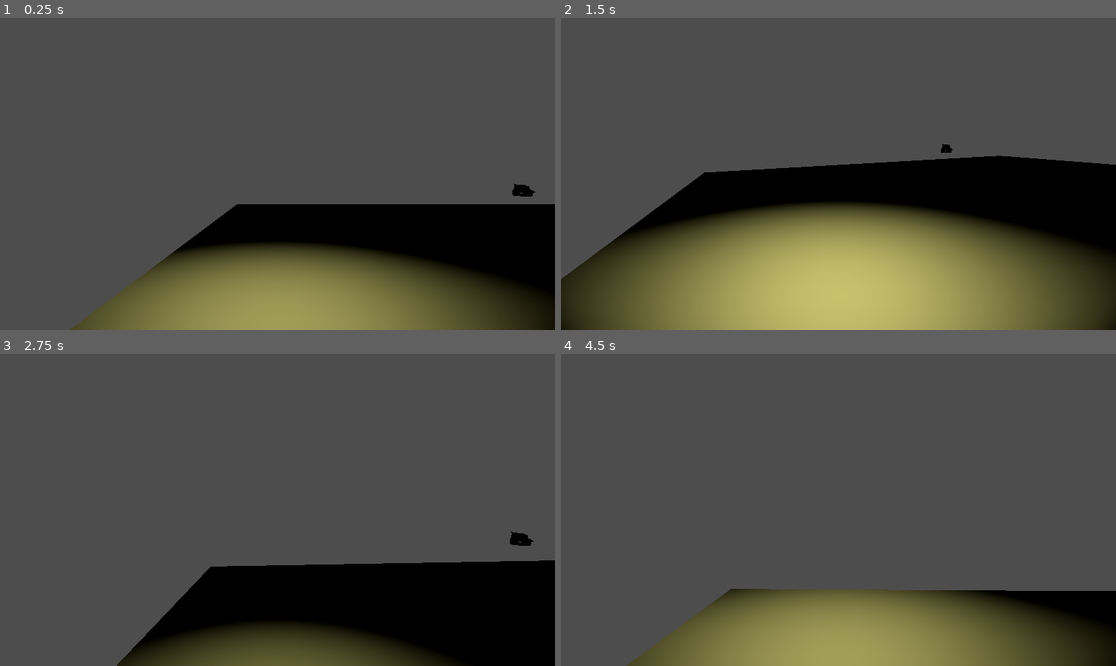
Above: before the commit, frames 1-4 (two rows, left to right).
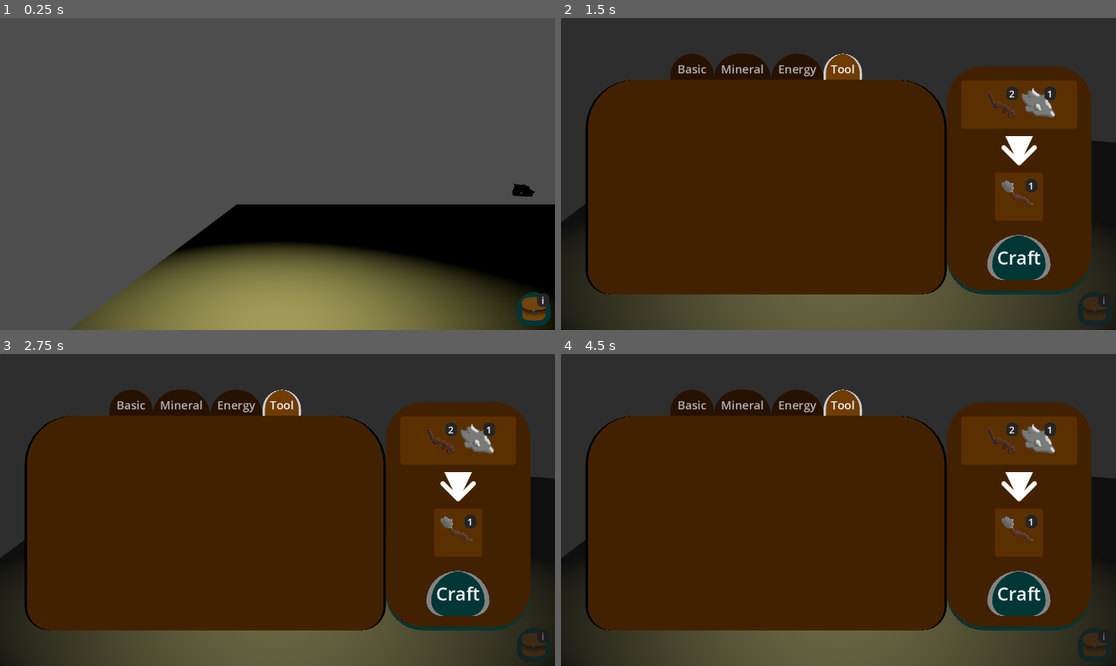
Above: after the commit, the same moments.

Repository: Mikagino/BlindMole
Game: Godot game, scene res://SpatialAudioTest.tscn
Two runs of this game, one before a commit and one after it. Both use one fixed random seed, a clock stepped at 60 frames per second and the inputs below. This scene is started directly instead of the project's main scene. The engine's default icon, where the game draws it, is replaced by a stand-in: a white triangle on a blue panel in a dark square.
Inputs (mouse positions are in pixels of both pictures, inside the frame that each line leads up to):
- Up to frame 1 (0.25 s): no input
- Up to frame 2 (1.5 s): click (1093, 308) at 0.52 s; click (1021, 258) at 1.25 s, where only the run after the commit has a clickable "Craft"
- Up to frame 3 (2.75 s): tap Enter (ui_accept) at 2, 2.27 s; move the mouse to (305, 510) at 2.02 s; hold W (Forward) from 2.03 s (still down); tap F at 2.1 s; click (305, 510) at 2.17 s
- Up to frame 4 (4.5 s): keep holding W (Forward); move the mouse to (810, 510) at 2.77 s; tap Shift at 2.85 s; click (810, 510) at 2.92 s; tap Enter (ui_accept) at 3.02 s; move the mouse to (849, 503) at 3.52 s; hold E 3.53-4.28 s; click (849, 503) at 3.67 s; move the mouse to (832, 516) at 4.27 s; tap F at 4.35 s; click (832, 516) at 4.42 s

The runs differ from the first frame. In frame 1, 0.6% of the frame differs, in the area x 27-100%, y 53-99%; in frame 2, 95%; in frame 3, 98%, in the area x 0-100%, y 0-100%; in frame 4, 97%.

Commit message:
Crafting functionality + Opening/Closing it ingame

Diff:
--- a/Menus/Crafting/CraftingUI.gd
+++ b/Menus/Crafting/CraftingUI.gd
@@ -1,11 +1,50 @@
-extends Panel
+class_name CraftingUI extends Panel
+
+@export var itemContainers: Array[HFlowContainer]
+
+func _ready():
+	process_mode = PROCESS_MODE_ALWAYS
+	Close()
 
 func Open():
+	EnableMouse()
 	show()
+	get_tree().paused = true
 
 func Close():
+	DisableMouse()
 	hide()
+	get_tree().paused = false
 
 func ClickedOutside(event: InputEvent):
 	if(event.is_pressed()):
 		Close();
+
+func ToggleVisibility():
+	if(visible):
+		Close()
+	else:
+		Open()
+
+func EnableMouse():
+	Input.set_mouse_mode(Input.MOUSE_MODE_VISIBLE)
+	Input.set_mouse_mode(Input.MOUSE_MODE_CONFINED)
+
+func DisableMouse():
+	Input.set_mouse_mode(Input.MOUSE_MODE_CAPTURED)
+
+func CollectItem(item: Item):
+	print("coll:", item.itemName)
+	var itemB: ItemButton = CheckForItem(item)
+	itemB.count += 1
+	# itemD.label.text = str(itemD.label.text.to_int() + 1)
+	queue_redraw()
+
+func CheckForItem(item: Item) -> ItemButton:
+	for c in itemContainers:
+		for i in c.get_children():
+			var itemD: ItemButton = i as ItemButton
+			print(itemD.item.itemName)
+			if (itemD.item == item):
+				return itemD
+	return null
--- a/Menus/Crafting/CraftingUI.tscn
+++ b/Menus/Crafting/CraftingUI.tscn
@@ -12,13 +12,14 @@
 [ext_resource type="Resource" uid="uid://bhgxxbo4r3ydp" path="res://Menus/Crafting/Items/Materials/CrystalItem.tres" id="7_p0vgi"]
 [ext_resource type="Resource" uid="uid://dt5vkoddhsxv2" path="res://Menus/Crafting/Items/OreTools/Pickaxe.tres" id="8_mw3kh"]
 
-[node name="CraftingUI" type="Panel"]
+[node name="CraftingUI" type="Panel" node_paths=PackedStringArray("itemContainers")]
 anchors_preset = 15
 anchor_right = 1.0
 anchor_bottom = 1.0
 grow_horizontal = 2
 grow_vertical = 2
 script = ExtResource("1_wl5kv")
+itemContainers = [NodePath("HBoxContainer/TabContainer/Basic/ScrollContainer/HFlowContainer"), NodePath("HBoxContainer/TabContainer/Mineral/ScrollContainer/HFlowContainer"), NodePath("HBoxContainer/TabContainer/Energy/ScrollContainer/HFlowContainer"), NodePath("HBoxContainer/TabContainer/Tool/ScrollContainer/HFlowContainer")]
 
 [node name="HBoxContainer" type="HBoxContainer" parent="."]
 layout_mode = 1
@@ -42,9 +43,10 @@
 size_flags_vertical = 4
 theme = ExtResource("1_nhh7j")
 tab_alignment = 1
-current_tab = 0
+current_tab = 3
 
 [node name="Basic" type="Control" parent="HBoxContainer/TabContainer"]
+visible = false
 layout_mode = 2
 metadata/_tab_index = 0
 
@@ -64,11 +66,14 @@
 [node name="ItemButton" parent="HBoxContainer/TabContainer/Basic/ScrollContainer/HFlowContainer" node_paths=PackedStringArray("craftPanel") instance=ExtResource("2_6rw7n")]
 layout_mode = 2
 craftPanel = NodePath("../../../../../ItemCraftPanel")
+count = 1
 
 [node name="ItemButton4" parent="HBoxContainer/TabContainer/Basic/ScrollContainer/HFlowContainer" node_paths=PackedStringArray("craftPanel") instance=ExtResource("2_6rw7n")]
+visible = false
 layout_mode = 2
 item = ExtResource("5_7g0f1")
 craftPanel = NodePath("../../../../../ItemCraftPanel")
+count = 1
 
 [node name="Mineral" type="Control" parent="HBoxContainer/TabContainer"]
 visible = false
@@ -89,16 +94,19 @@
 size_flags_vertical = 3
 
 [node name="ItemButton2" parent="HBoxContainer/TabContainer/Mineral/ScrollContainer/HFlowContainer" node_paths=PackedStringArray("craftPanel") instance=ExtResource("2_6rw7n")]
+visible = false
 layout_mode = 2
 item = ExtResource("3_qd48a")
 craftPanel = NodePath("../../../../../ItemCraftPanel")
 
 [node name="ItemButton5" parent="HBoxContainer/TabContainer/Mineral/ScrollContainer/HFlowContainer" node_paths=PackedStringArray("craftPanel") instance=ExtResource("2_6rw7n")]
+visible = false
 layout_mode = 2
 item = ExtResource("7_p0vgi")
 craftPanel = NodePath("../../../../../ItemCraftPanel")
 
 [node name="ItemButton3" parent="HBoxContainer/TabContainer/Mineral/ScrollContainer/HFlowContainer" node_paths=PackedStringArray("craftPanel") instance=ExtResource("2_6rw7n")]
+visible = false
 layout_mode = 2
 item = ExtResource("4_4cpe6")
 craftPanel = NodePath("../../../../../ItemCraftPanel")
@@ -127,7 +135,6 @@
 craftPanel = NodePath("../../../../../ItemCraftPanel")
 
 [node name="Tool" type="Control" parent="HBoxContainer/TabContainer"]
-visible = false
 layout_mode = 2
 metadata/_tab_index = 3
 
@@ -148,13 +155,16 @@
 layout_mode = 2
 item = ExtResource("7_o01wk")
 craftPanel = NodePath("../../../../../ItemCraftPanel")
+count = 1
 
 [node name="ItemButton2" parent="HBoxContainer/TabContainer/Tool/ScrollContainer/HFlowContainer" node_paths=PackedStringArray("craftPanel") instance=ExtResource("2_6rw7n")]
 layout_mode = 2
 item = ExtResource("8_mw3kh")
 craftPanel = NodePath("../../../../../ItemCraftPanel")
+count = 1
 
-[node name="ItemCraftPanel" parent="HBoxContainer" instance=ExtResource("4_e67ge")]
+[node name="ItemCraftPanel" parent="HBoxContainer" node_paths=PackedStringArray("craftingUI") instance=ExtResource("4_e67ge")]
 layout_mode = 2
+craftingUI = NodePath("../..")
 
 [connection signal="gui_input" from="." to="." method="ClickedOutside"]
--- a/Menus/Crafting/ItemButton.gd
+++ b/Menus/Crafting/ItemButton.gd
@@ -1,12 +1,19 @@
 @tool
-extends Button
+class_name ItemButton extends Button
 
 @export var item: Item;
 @export var textureRect: TextureRect;
 @export var craftPanel: ItemCraftPanel
+@export var count: int
+@export var label: Label
 
 func _ready():
 	pressed.connect(craftPanel.SetItem.bind(item))
 
 func _draw():
+	if(count == 0):
+		hide()
+		return
+	if(!visible): show()
 	textureRect.texture = item.icon;
+	label.text = str(count)
--- a/Menus/Crafting/ItemButton.tscn
+++ b/Menus/Crafting/ItemButton.tscn
@@ -1,16 +1,25 @@
-[gd_scene load_steps=5 format=3 uid="uid://cdq3pp5xg6al5"]
+[gd_scene load_steps=6 format=3 uid="uid://cdq3pp5xg6al5"]
 
 [ext_resource type="Theme" uid="uid://d2urdwvtdlpek" path="res://Menus/Menu.theme" id="1_f6348"]
 [ext_resource type="Script" path="res://Menus/Crafting/ItemButton.gd" id="2_w5w6a"]
 [ext_resource type="Resource" uid="uid://c2yhay64sg8uw" path="res://Menus/Crafting/Items/Materials/DirtItem.tres" id="3_8nkhx"]
 [ext_resource type="Texture2D" uid="uid://ddw1a6gntrj1g" path="res://Menus/Crafting/Items/Materials/DirtIcon.png" id="4_ach7q"]
 
-[node name="ItemButton" type="Button" node_paths=PackedStringArray("textureRect")]
+[sub_resource type="StyleBoxFlat" id="StyleBoxFlat_n15ms"]
+bg_color = Color(0.144063, 0.144063, 0.144062, 1)
+corner_radius_top_left = 10
+corner_radius_top_right = 10
+corner_radius_bottom_right = 10
+corner_radius_bottom_left = 10
+
+[node name="ItemButton" type="Button" node_paths=PackedStringArray("textureRect", "label")]
+visible = false
 custom_minimum_size = Vector2(100, 100)
 theme = ExtResource("1_f6348")
 script = ExtResource("2_w5w6a")
 item = ExtResource("3_8nkhx")
 textureRect = NodePath("TextureRect")
+label = NodePath("TextureRect/Label")
 
 [node name="TextureRect" type="TextureRect" parent="."]
 layout_mode = 1
@@ -27,3 +36,20 @@
 grow_vertical = 2
 texture = ExtResource("4_ach7q")
 expand_mode = 1
+
+[node name="Label" type="Label" parent="TextureRect"]
+custom_minimum_size = Vector2(25, 0)
+layout_mode = 1
+anchors_preset = 3
+anchor_left = 1.0
+anchor_top = 1.0
+anchor_right = 1.0
+anchor_bottom = 1.0
+offset_left = -25.0
+offset_top = -19.0
+grow_horizontal = 0
+grow_vertical = 0
+theme_override_styles/normal = SubResource("StyleBoxFlat_n15ms")
+text = "3"
+horizontal_alignment = 1
+vertical_alignment = 1
--- a/Menus/Crafting/ItemCraftPanel.gd
+++ b/Menus/Crafting/ItemCraftPanel.gd
@@ -4,10 +4,14 @@
 @export var ingredientsDisplay: Array[ItemDisplay];
 @export var result: ItemDisplay;
 @export var activeItem: Item;
+@export var craftingUI: CraftingUI
 
 func SetItem(item: Item):
 	activeItem = item
 	queue_redraw()
+
+func CraftItem():
+	craftingUI.CollectItem(activeItem)
 
 func _draw():
 	if(activeItem == null): return;
--- a/Menus/Crafting/ItemCraftPanel.tscn
+++ b/Menus/Crafting/ItemCraftPanel.tscn
@@ -1,8 +1,9 @@
-[gd_scene load_steps=9 format=3 uid="uid://qn4vyjykv2pe"]
+[gd_scene load_steps=10 format=3 uid="uid://qn4vyjykv2pe"]
 
 [ext_resource type="Theme" uid="uid://d2urdwvtdlpek" path="res://Menus/Menu.theme" id="1_e63du"]
 [ext_resource type="Script" path="res://Menus/Crafting/ItemCraftPanel.gd" id="2_u6fwq"]
 [ext_resource type="PackedScene" uid="uid://bvpq7vi2nicms" path="res://Menus/Crafting/ItemDisplay.tscn" id="3_m6de5"]
+[ext_resource type="Resource" uid="uid://bsqjbjshroed4" path="res://Menus/Crafting/Items/DirtTools/ShovelItem.tres" id="3_ynui7"]
 [ext_resource type="Texture2D" uid="uid://b5aawwk5ffpdl" path="res://Menus/Crafting/Arrow.png" id="4_v0pef"]
 [ext_resource type="Texture2D" uid="uid://5cbk13q7k7b1" path="res://Menus/Crafting/Items/Materials/Wood.png" id="5_5fjh4"]
 [ext_resource type="Texture2D" uid="uid://cdorkbfmaxj4g" path="res://Menus/Crafting/Items/Materials/Metal.png" id="6_ijkk2"]
@@ -23,6 +24,7 @@
 script = ExtResource("2_u6fwq")
 ingredientsDisplay = [NodePath("VBoxContainer/Panel/HFlowContainer/IngredientDisplay1"), NodePath("VBoxContainer/Panel/HFlowContainer/IngredientDisplay2"), NodePath("VBoxContainer/Panel/HFlowContainer/IngredientDisplay3")]
 result = NodePath("VBoxContainer/Panel2/CraftingResult")
+activeItem = ExtResource("3_ynui7")
 
 [node name="VBoxContainer" type="VBoxContainer" parent="."]
 layout_mode = 2
@@ -98,8 +100,10 @@
 [node name="Control" type="Control" parent="VBoxContainer"]
 layout_mode = 2
 
-[node name="Button" type="Button" parent="VBoxContainer"]
+[node name="CraftButton" type="Button" parent="VBoxContainer"]
 layout_mode = 2
 size_flags_horizontal = 4
 size_flags_vertical = 8
 text = "Craft"
+
+[connection signal="pressed" from="VBoxContainer/CraftButton" to="." method="CraftItem"]
--- a/Menus/Crafting/ItemDisplay.gd
+++ b/Menus/Crafting/ItemDisplay.gd
@@ -1,8 +1,8 @@
 @tool
 class_name ItemDisplay extends TextureRect
 
-@export var label: Label;
+@export var label: Label
 
-func SetItem(item: Item, count: int = 1):
-    texture = item.icon;
+func SetItem(newItem: Item, count: int = 1):
+    texture = newItem.icon;
     label.text = str(count);
--- /dev/null
+++ b/Menus/GameUI/GameUI.tscn
@@ -0,0 +1,70 @@
+[gd_scene load_steps=6 format=3 uid="uid://bg1i5p7dlewgk"]
+
+[ext_resource type="Theme" uid="uid://d2urdwvtdlpek" path="res://Menus/Menu.theme" id="1_3bwtl"]
+[ext_resource type="Texture2D" uid="uid://xpw6fi4tthff" path="res://Menus/GameUI/InventoryIcon.png" id="1_ya1l4"]
+[ext_resource type="Script" path="res://Menus/GameUI/InventoryButton.gd" id="2_7do3q"]
+[ext_resource type="PackedScene" uid="uid://2hny87u8rruf" path="res://Menus/Crafting/CraftingUI.tscn" id="4_2fpi3"]
+
+[sub_resource type="StyleBoxFlat" id="StyleBoxFlat_6kuou"]
+bg_color = Color(0.144063, 0.144063, 0.144062, 1)
+corner_radius_top_left = 10
+corner_radius_top_right = 10
+corner_radius_bottom_right = 10
+corner_radius_bottom_left = 10
+
+[node name="GameUI" type="Control"]
+process_mode = 3
+layout_mode = 3
+anchors_preset = 15
+anchor_right = 1.0
+anchor_bottom = 1.0
+grow_horizontal = 2
+grow_vertical = 2
+
+[node name="InventoryButton" type="Button" parent="." node_paths=PackedStringArray("craftingUI")]
+layout_mode = 1
+anchors_preset = 3
+anchor_left = 1.0
+anchor_top = 1.0
+anchor_right = 1.0
+anchor_bottom = 1.0
+offset_left = -79.0
+offset_top = -79.0
+offset_right = -9.0
+offset_bottom = -9.0
+grow_horizontal = 0
+grow_vertical = 0
+theme = ExtResource("1_3bwtl")
+script = ExtResource("2_7do3q")
+craftingUI = NodePath("../CraftingUI")
+
+[node name="TextureRect" type="TextureRect" parent="InventoryButton"]
+custom_minimum_size = Vector2(64, 64)
+layout_mode = 1
+anchors_preset = 8
+anchor_left = 0.5
+anchor_top = 0.5
+anchor_right = 0.5
+anchor_bottom = 0.5
+grow_horizontal = 2
+grow_vertical = 2
+texture = ExtResource("1_ya1l4")
+expand_mode = 1
+
+[node name="Label" type="Label" parent="InventoryButton/TextureRect"]
+custom_minimum_size = Vector2(25, 0)
+layout_mode = 1
+anchors_preset = 1
+anchor_left = 1.0
+anchor_right = 1.0
+offset_left = -25.0
+offset_bottom = 19.0
+grow_horizontal = 0
+theme_override_styles/normal = SubResource("StyleBoxFlat_6kuou")
+text = "i"
+horizontal_alignment = 1
+vertical_alignment = 1
+
+[node name="CraftingUI" parent="." instance=ExtResource("4_2fpi3")]
+visible = false
+layout_mode = 1
--- /dev/null
+++ b/Menus/GameUI/InventoryButton.gd
@@ -0,0 +1,10 @@
+extends Button
+
+@export var craftingUI: CraftingUI
+
+func _ready():
+	pressed.connect(craftingUI.Open)
+
+func _input(_event: InputEvent):
+	if(Input.is_action_just_pressed("Inventory")):
+		craftingUI.ToggleVisibility()
--- a/assets/simple_fpsplayer/Player.gd
+++ b/assets/simple_fpsplayer/Player.gd
@@ -21,7 +21,6 @@
 	rotation_helper = $rotation_helper
 	flashlight = $rotation_helper/Camera3D/flashlight_player
 
-	Input.set_mouse_mode(Input.MOUSE_MODE_HIDDEN)
 	Input.set_mouse_mode(Input.MOUSE_MODE_CAPTURED)
 
 func _input(event):
@@ -35,11 +34,11 @@
 		rotation_helper.rotation = camera_rot
 
 	# Release/Grab Mouse for debugging. You can change or replace this.
-	if Input.is_action_just_pressed("ui_cancel"):
-		if Input.get_mouse_mode() == Input.MOUSE_MODE_VISIBLE:
-			Input.set_mouse_mode(Input.MOUSE_MODE_CAPTURED)
-		else:
-			Input.set_mouse_mode(Input.MOUSE_MODE_VISIBLE)
+	# if Input.is_action_just_pressed("ui_cancel"):
+	# 	if Input.get_mouse_mode() == Input.MOUSE_MODE_VISIBLE:
+	# 		Input.set_mouse_mode(Input.MOUSE_MODE_CAPTURED)
+	# 	else:
+	# 		Input.set_mouse_mode(Input.MOUSE_MODE_VISIBLE)
 
 	# Flashlight toggle. Defaults to F on Keyboard.
 	if event is InputEventKey:
--- a/assets/simple_fpsplayer/Player.tscn
+++ b/assets/simple_fpsplayer/Player.tscn
@@ -6,6 +6,7 @@
 [ext_resource type="AudioStream" uid="uid://dce7usya43p3h" path="res://Environment/Treasures/Crystal/fairy_sound-6469.mp3" id="4_eueag"]
 [ext_resource type="PackedScene" uid="uid://d4nguiqivbkbl" path="res://Player/TreasureAudioSource.tscn" id="5_3jphr"]
 [ext_resource type="AudioStream" uid="uid://caa3kta8eeyj1" path="res://Environment/Treasures/Stromstein/StromsteinSound.mp3" id="5_e5g72"]
+[ext_resource type="PackedScene" uid="uid://bg1i5p7dlewgk" path="res://Menus/GameUI/GameUI.tscn" id="7_ondp3"]
 
 [sub_resource type="CapsuleShape3D" id="CapsuleShape3D_euj4i"]
 
@@ -97,6 +98,11 @@
 [node name="TreasureAudioSource5" parent="SpatialAudioPlayers" instance=ExtResource("5_3jphr")]
 bus = &"Treasure5"
 
+[node name="CanvasLayer" type="CanvasLayer" parent="."]
+process_mode = 3
+
+[node name="GameUI" parent="CanvasLayer" instance=ExtResource("7_ondp3")]
+
 [connection signal="area_entered" from="SpatialAudio_Area3D" to="SpatialAudio_Area3D" method="SetupAudioPlayer"]
 [connection signal="area_exited" from="SpatialAudio_Area3D" to="SpatialAudio_Area3D" method="RemoveAudioPlayer"]
 [connection signal="body_entered" from="SpatialAudio_Area3D" to="SpatialAudio_Area3D" method="SetupAudioPlayer"]
--- a/project.godot
+++ b/project.godot
@@ -46,9 +46,21 @@
 "events": [Object(InputEventKey,"resource_local_to_scene":false,"resource_name":"","device":-1,"window_id":0,"alt_press …(192 unchanged characters)…
 ]
 }
+Inventory={
+"deadzone": 0.5,
+"events": [Object(InputEventKey,"resource_local_to_scene":false,"resource_name":"","device":-1,"window_id":0,"alt_pressed":false,"shift_pressed":false,"ctrl_pressed":false,"meta_pressed":false,"pressed":false,"keycode":0,"physical_keycode":73,"key_label":0,"unicode":105,"location":0,"echo":false,"script":null)
+]
+}
 
 [layer_names]
 
 3d_physics/layer_1="Base"
 3d_physics/layer_2="Treasures"
 3d_physics/layer_3="Environment"
+
+[rendering]
+
+anti_aliasing/quality/msaa_2d=1
+anti_aliasing/quality/msaa_3d=1
+anti_aliasing/quality/screen_space_aa=1
+anti_aliasing/quality/use_taa=true
Binary file added: Menus/GameUI/InventoryIcon.png
Not shown, added: Menus/GameUI/InventoryIcon.png.import
Not shown: 1 places in assets/simple_fpsplayer/Player.tscn that only renumber resources
